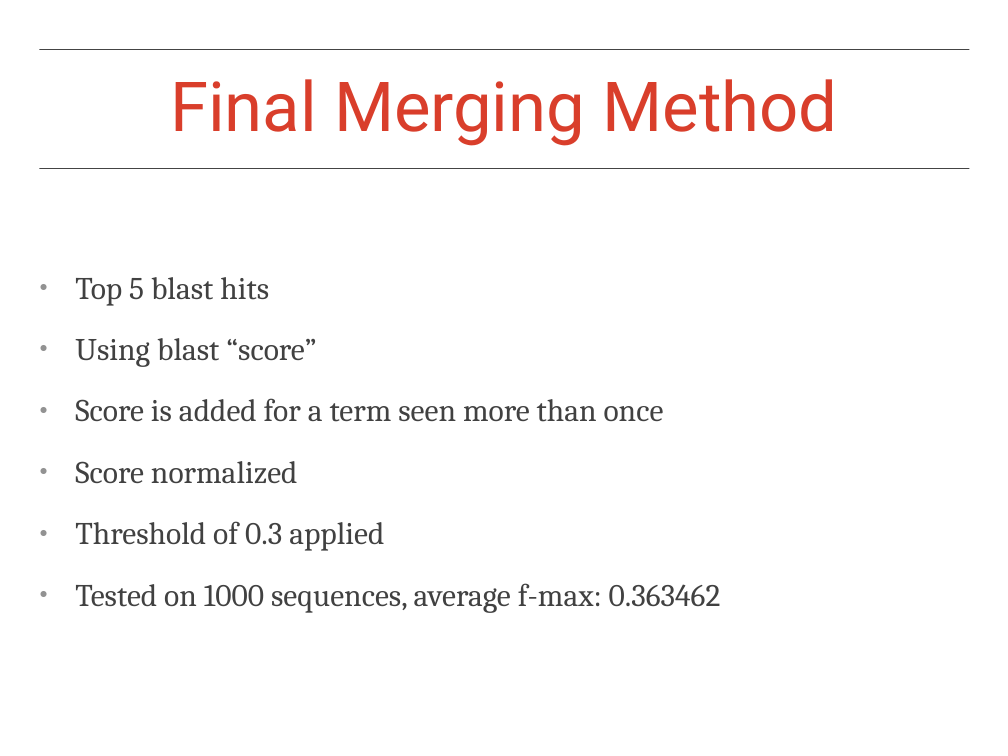
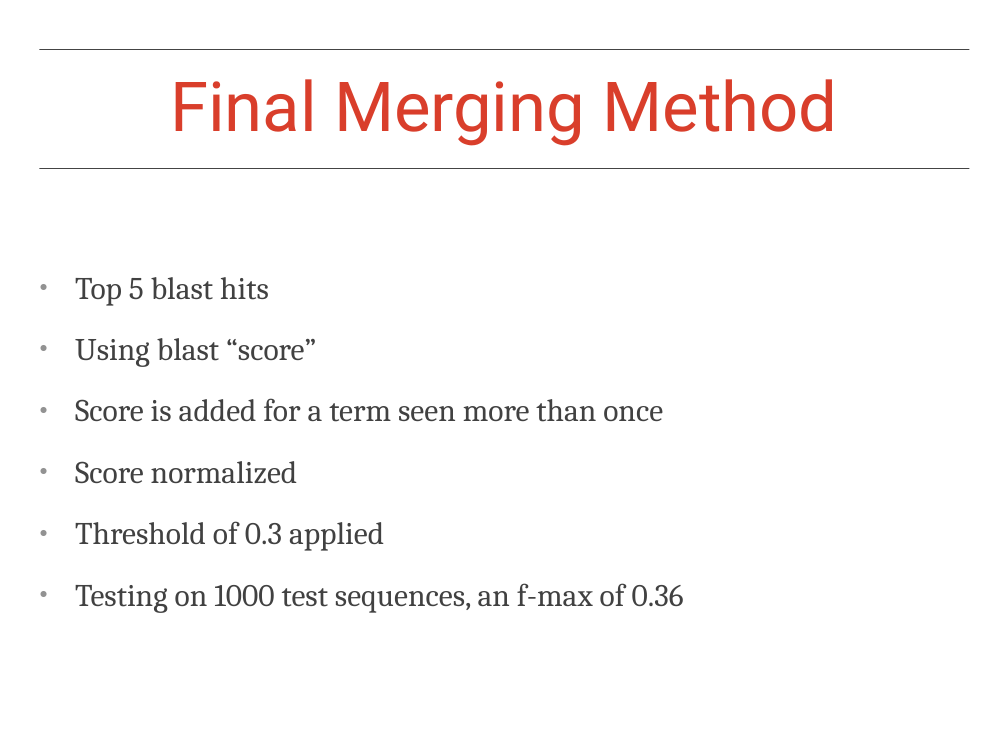
Before and after one commit to otarabai/pp2ex, a slide deck: slide 3 of presentations/2013.12.10/presentation.ppt (slide 2 before the commit). Drawn at 1008x756 pixels with LibreOffice and Linux fonts; fonts in the diff are those of the drawing; background and template pictures are left out. Boxes give left, top, right and bottom in pixels: in the first picture for what was removed or moved away, otherwise in the second. Text is boxed around its words. In the diff, an @@ line names an element or a change of style, - is before the commit and + after.

```diff
--- a/presentations/2013.12.10/presentation.ppt
+++ b/presentations/2013.12.10/presentation.ppt
@@ text at bbox=[75, 583, 684, 613]: text changed @@
-● Tested on 1000 sequences, average f-max: 0.363462
+● Testing on 1000 test sequences, an f-max of 0.36
```
Also in this commit, not shown: 1 slide added, 13 other files.
